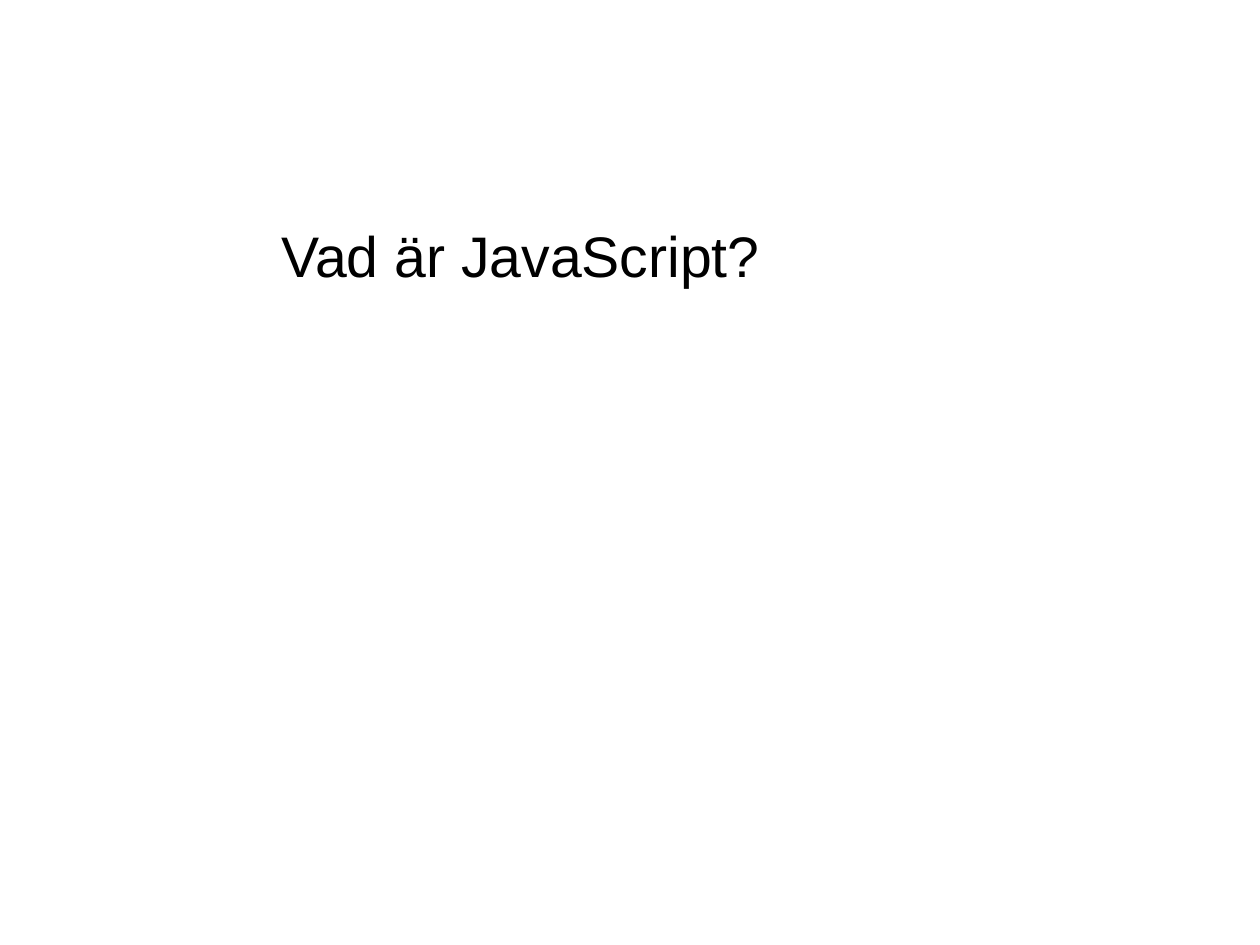
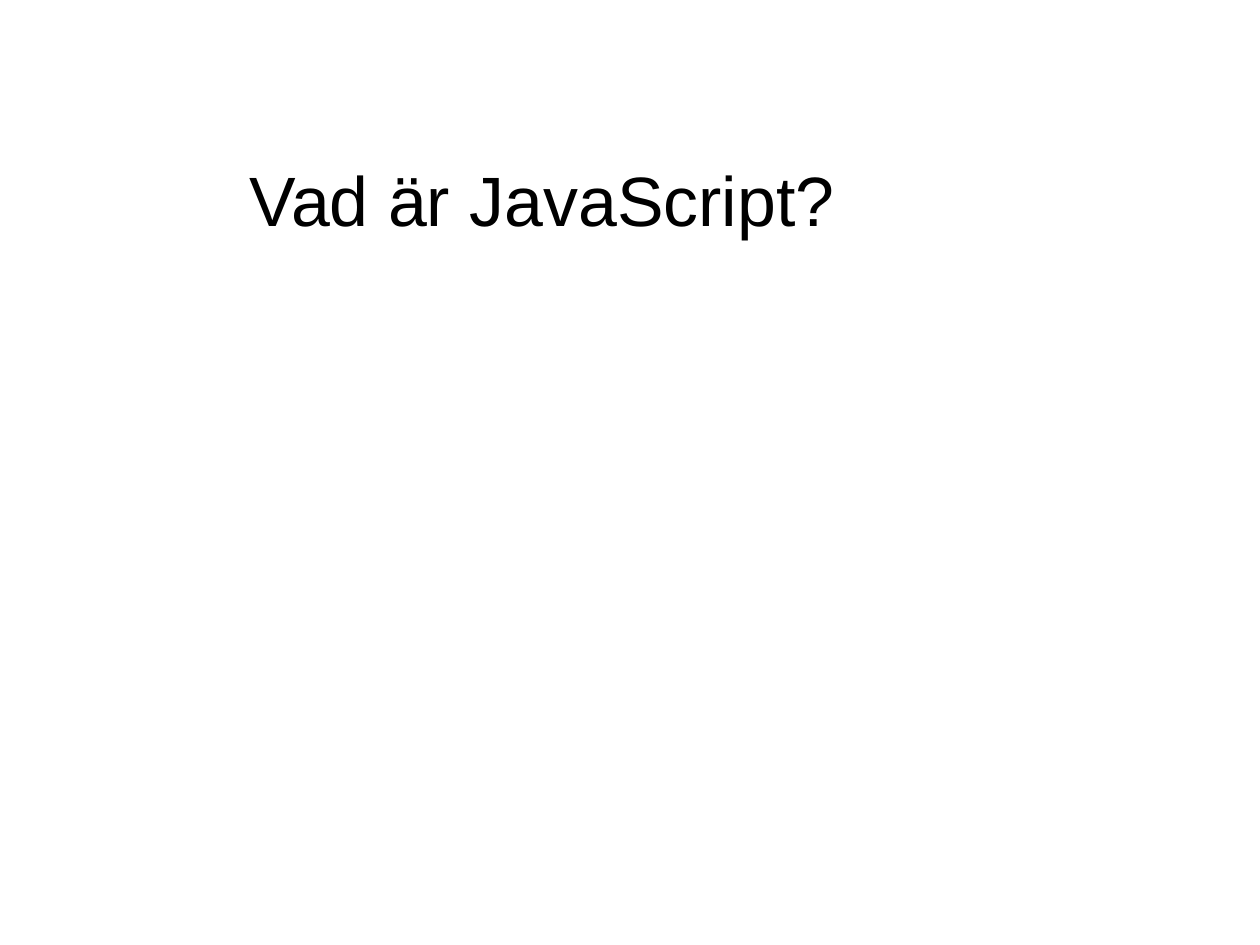
Before and after one commit to evilcandybag/JSHC, a slide deck: slide 7 of report/presentation.ppt. Drawn at 1260x945 pixels with LibreOffice and Linux fonts; fonts in the diff are those of the drawing. Boxes give left, top, right and bottom in pixels: in the first picture for what was removed or moved away, otherwise in the second. Text is boxed around its words. In the diff, an @@ line names an element or a change of style, - is before the commit and + after.

```diff
--- a/report/presentation.ppt
+++ b/report/presentation.ppt
@@ text "Vad är JavaScript?" moved from (x1=281, y1=235, x2=759, y2=288) to (x1=250, y1=175, x2=835, y2=239) @@
@@ text "Vad är JavaScript?" at (x1=250, y1=175, x2=835, y2=239): size 36 to 44 pt @@
```
Also in this commit, not shown: 4 other slides changed, 17 slides added, 2 slides removed, 4 other files.
